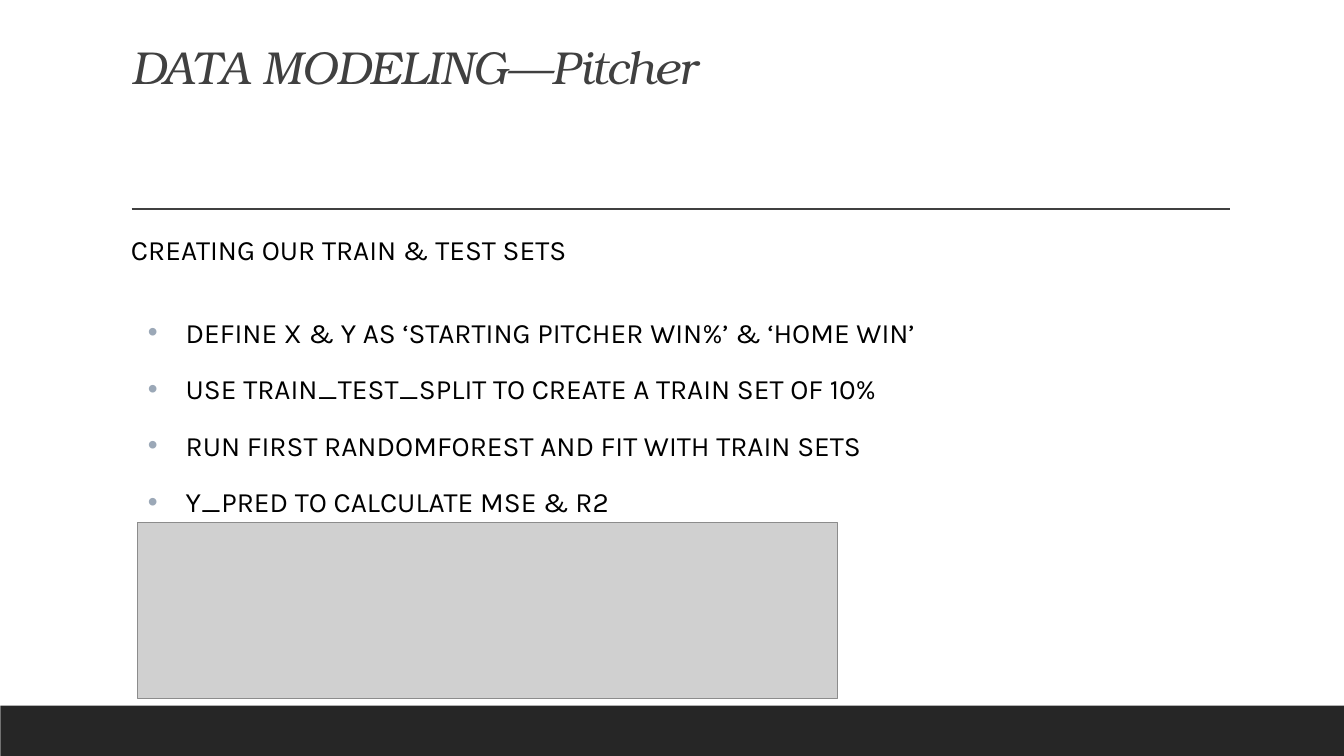
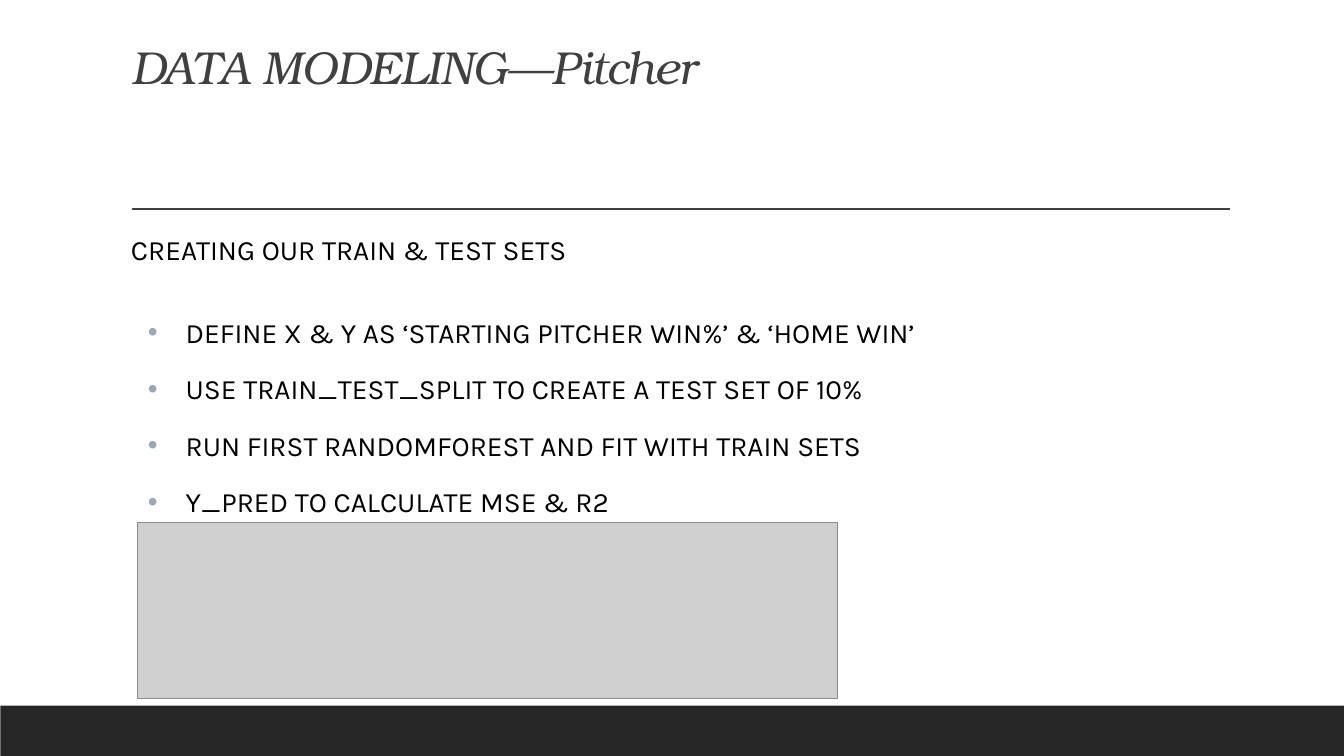
Before and after one commit to LauraMc-5/7070-Team-2-Project, a slide deck: slide 12 of Final Presentation.pptx. Drawn at 1344x756 pixels with LibreOffice and Linux fonts; fonts in the diff are those of the drawing; grey boxes stand for pictures. Boxes give left, top, right and bottom in pixels: in the first picture for what was removed or moved away, otherwise in the second. Text is boxed around its words. In the diff, an @@ line names an element or a change of style, - is before the commit and + after.

```diff
--- a/Final Presentation.pptx
+++ b/Final Presentation.pptx
@@ text at box(186, 381, 862, 400): text changed @@
-• USE TRAIN_TEST_SPLIT TO CREATE A TRAIN SET OF 10%
+• USE TRAIN_TEST_SPLIT TO CREATE A TEST SET OF 10%
```
